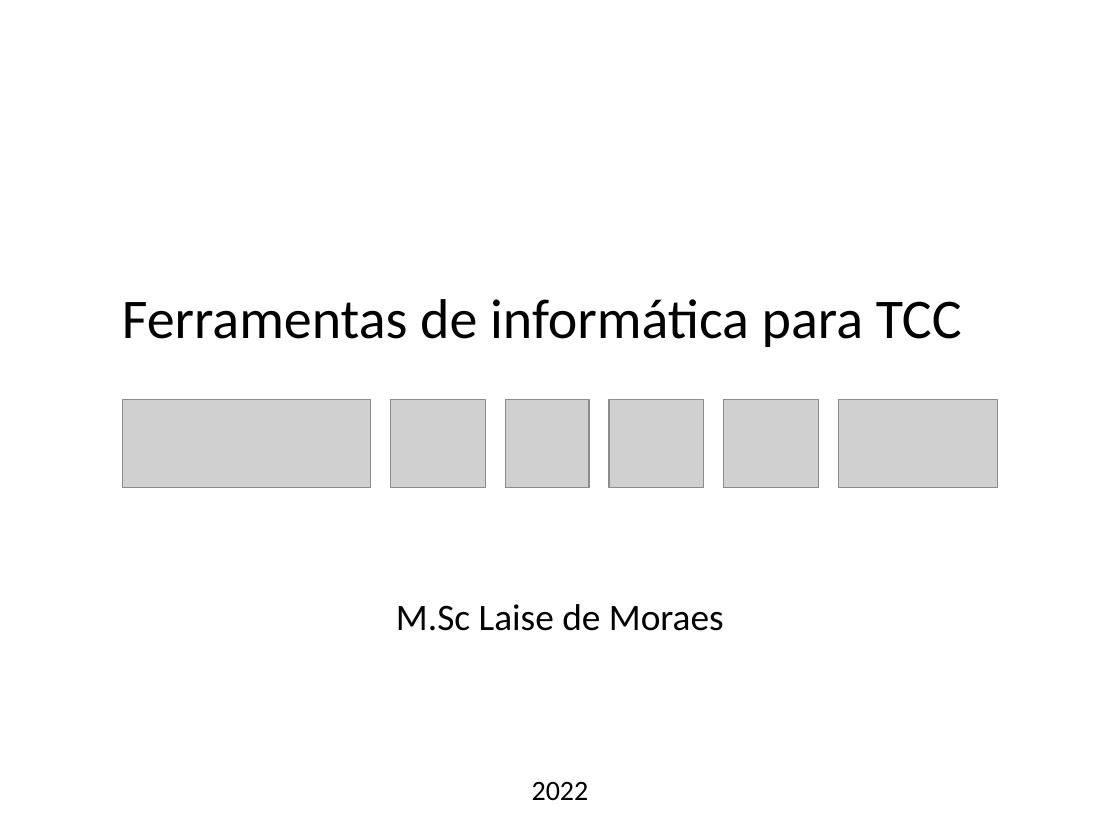
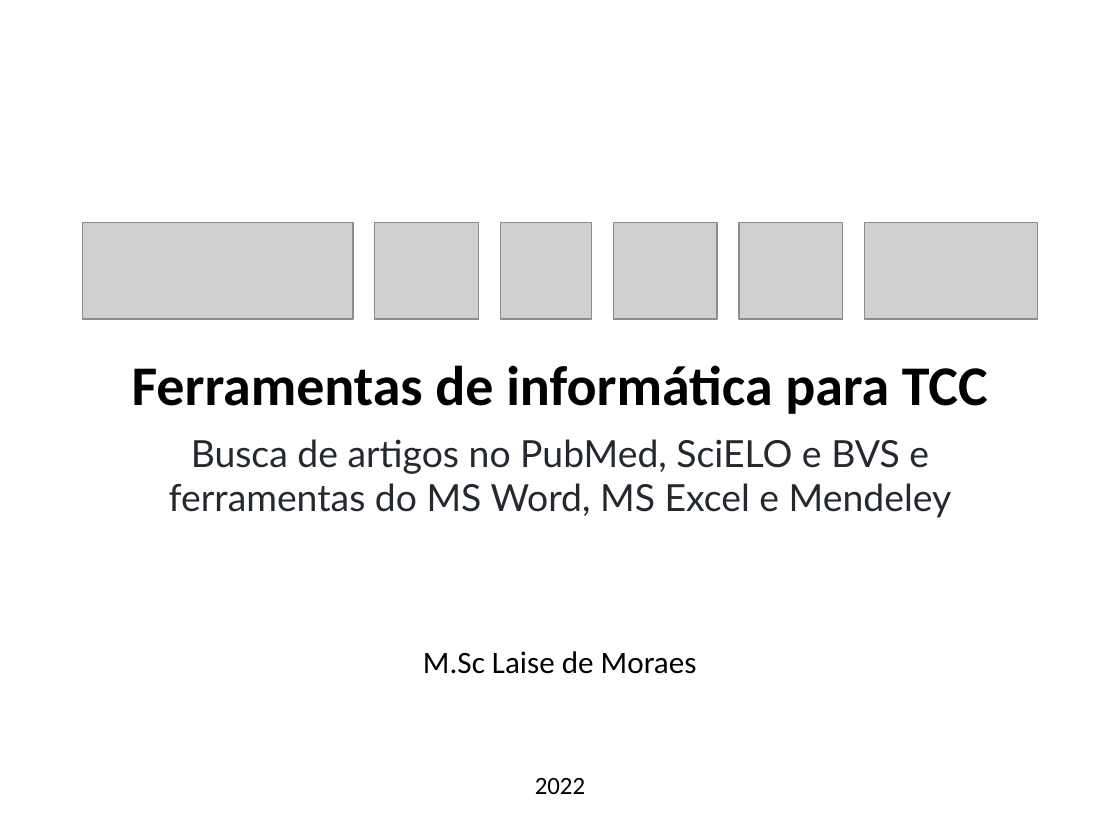
Before and after one commit to lpmor22/docs, a slide deck: slide 1 of slides/informatica_tcc.pptx. Drawn at 1120x840 pixels with LibreOffice and Linux fonts; fonts in the diff are those of the drawing; grey boxes stand for pictures. Boxes give left, top, right and bottom in pixels: in the first picture for what was removed or moved away, otherwise in the second. Text is boxed around its words. In the diff, an @@ line names an element or a change of style, - is before the commit and + after.

```diff
--- a/slides/informatica_tcc.pptx
+++ b/slides/informatica_tcc.pptx
@@ picture: place and size @@
-picture at [122, 400, 370, 488]
+picture at [82, 223, 353, 319]
@@ picture: place and size @@
-picture at [391, 400, 486, 488]
+picture at [375, 223, 478, 319]
@@ picture: place and size @@
-picture at [505, 400, 589, 488]
+picture at [501, 223, 592, 319]
@@ picture: place and size @@
-picture at [609, 400, 704, 488]
+picture at [614, 223, 717, 319]
@@ picture: place and size @@
-picture at [724, 400, 819, 488]
+picture at [739, 223, 842, 319]
@@ picture: place and size @@
-picture at [839, 400, 998, 488]
+picture at [865, 223, 1038, 319]
@@ text "Ferramentas de informática para TCC": place and size @@
-text "Ferramentas de informática para TCC" at [122, 299, 962, 347]
+text "Ferramentas de informática para TCC" at [132, 365, 988, 518]
@@ text at [132, 365, 988, 414]: bold on in "Ferramentas de informática para TCC"; alignment left to centre @@
@@ text at [169, 439, 952, 518]: paragraph added @@
+Busca de artigos no PubMed, SciELO e BVS e ferramentas do MS Word, MS Excel e Mendeley
@@ text "M.Sc Laise de Moraes": place and size @@
-text "M.Sc Laise de Moraes" at [396, 604, 724, 800]
+text "M.Sc Laise de Moraes" at [423, 651, 697, 794]
@@ text "M.Sc Laise de Moraes" at [423, 651, 697, 794]: size 24 to 20 pt in "M.Sc Laise de Moraes"; size 18 to 16 pt in "2022" @@
```
